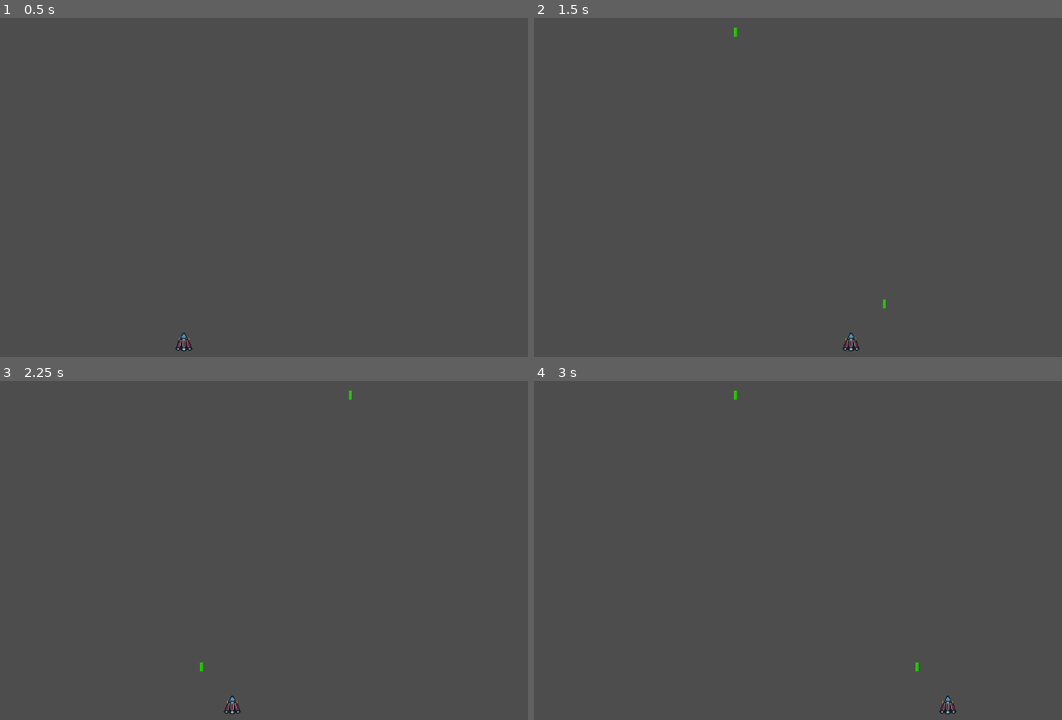
Above: before the commit, frames 1-4 (two rows, left to right).
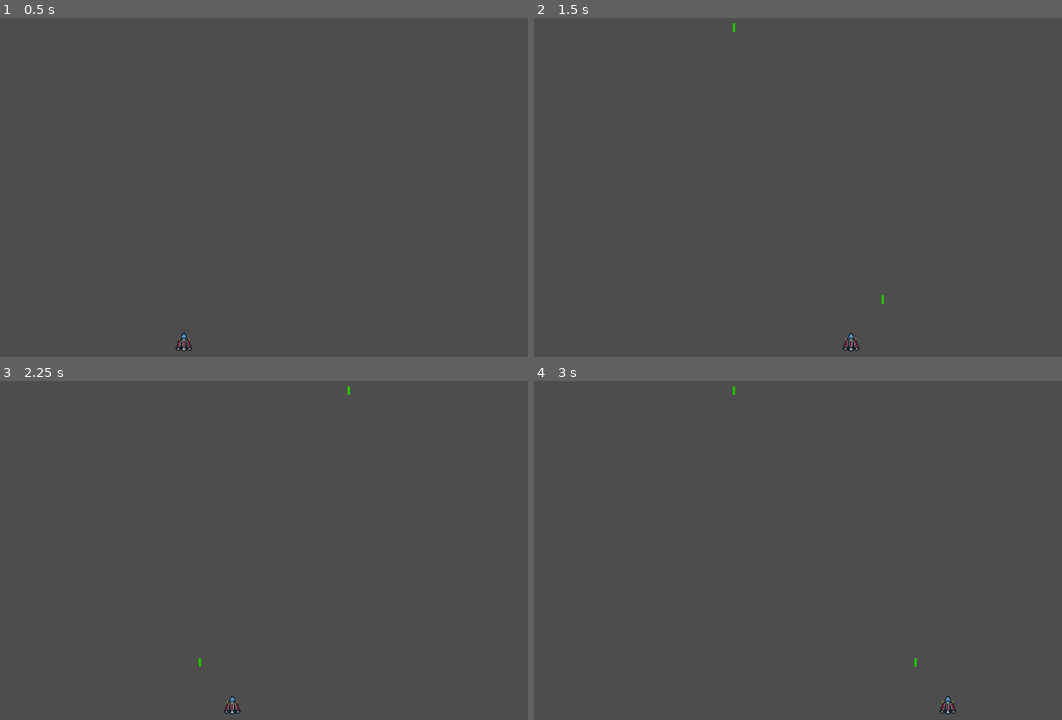
Above: after the commit, the same moments.

Repository: jordonbigelow/Alien-Invasion
Game: Godot game, scene res://scenes/combat_scene.tscn
Two runs of this game, one before a commit and one after it. Both use one fixed random seed, a clock stepped at 60 frames per second and the inputs below. The project has no main scene, so this scene is started directly.
Inputs:
- Up to frame 1 (0.5 s): no input
- Up to frame 2 (1.5 s): tap Enter at 0.5 s; hold D (move_right) 0.53-1.28 s; tap Space (shoot) at 0.6, 1.35 s; hold A (move_left) from 1.28 s (still down)
- Up to frame 3 (2.25 s): release A (move_left) at 2.03 s; hold D (move_right) from 2.03 s (still down); tap Space (shoot) at 2.1 s
- Up to frame 4 (3 s): keep holding D (move_right); tap Space (shoot) at 2.85 s

Frame 1 is identical in both runs. In frame 2, less than 0.1% of the frame differs, in the area x 37-67%, y 1-86%; in frame 3, less than 0.1%; in frame 4, less than 0.1%, in the area x 37-73%, y 1-86%.

Commit message:
changed projectile size

Diff:
--- a/scenes/projectile.tscn
+++ b/scenes/projectile.tscn
@@ -3,22 +3,24 @@
 [ext_resource type="Script" uid="uid://ctgwch8k8xlqm" path="res://scripts/projectile.gd" id="1_c8fcr"]
 
 [sub_resource type="RectangleShape2D" id="RectangleShape2D_6aapk"]
-size = Vector2(5, 15)
+size = Vector2(4, 14)
 
 [node name="Projectile" type="Area2D" unique_id=484469930]
 script = ExtResource("1_c8fcr")
 
 [node name="ColorRect" type="ColorRect" parent="." unique_id=345726767]
 z_index = -1
-offset_right = 5.0
-offset_bottom = 15.0
+offset_left = -2.0
+offset_top = -7.0
+offset_right = 2.0
+offset_bottom = 7.0
 color = Color(0.14116672, 0.77, 0, 1)
 
 [node name="CollisionShape2D" type="CollisionShape2D" parent="." unique_id=1455122824]
-position = Vector2(2.5, 7.5)
 shape = SubResource("RectangleShape2D_6aapk")
 
 [node name="VisibleOnScreenNotifier2D" type="VisibleOnScreenNotifier2D" parent="." unique_id=149685645]
-rect = Rect2(0, 0, 5, 15)
+position = Vector2(-3, -7)
+rect = Rect2(1, 0, 4, 14)
 
 [connection signal="screen_exited" from="VisibleOnScreenNotifier2D" to="." method="_on_visible_on_screen_notifier_2d_screen_exited"]
